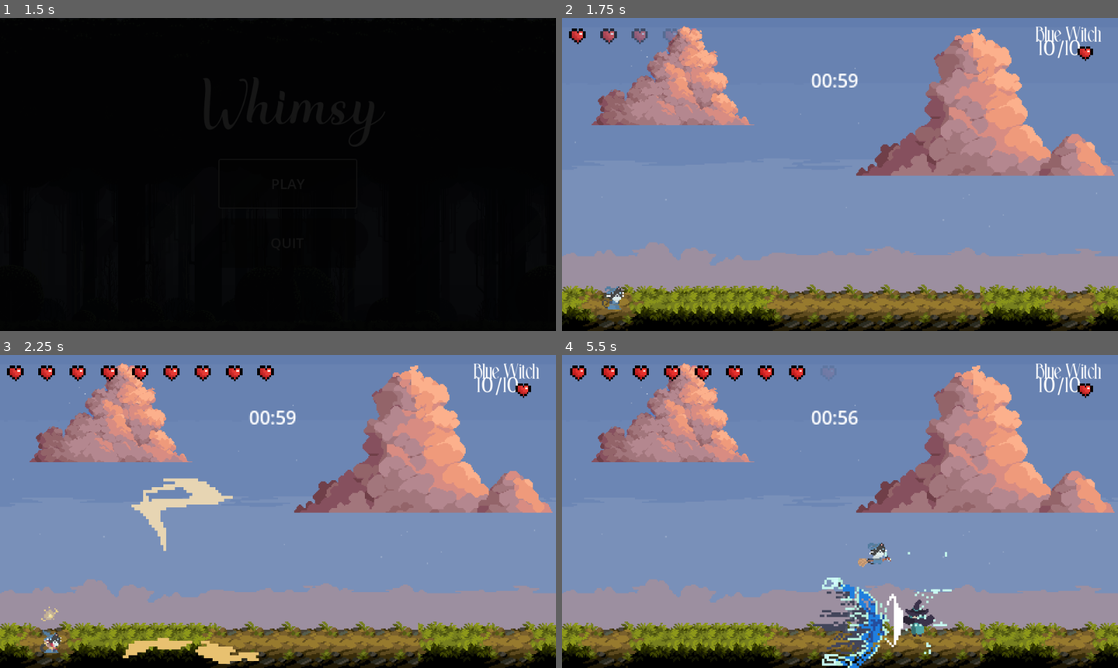
Above: before the commit, frames 1-4 (two rows, left to right).
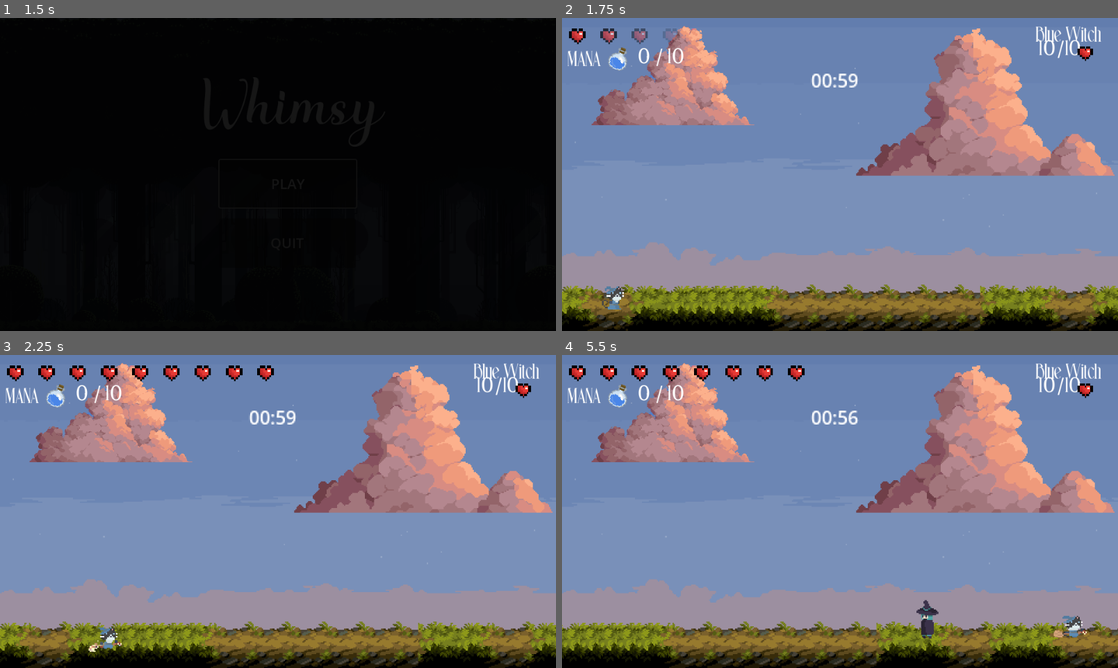
Above: after the commit, the same moments.

Repository: nakntums/Whimsy
Game: Godot game, scene res://scenes/start_screen.tscn
The game is run twice, just before and just after one commit, with the same random seed, the same clock (stepped at 60 frames per second) and the same inputs.
Inputs:
- Up to frame 1 (1.5 s): click "PLAY" at 0.5 s; click "PLAY" at 1.25 s
- Up to frame 2 (1.75 s): no input
- Up to frame 3 (2.25 s): tap Enter at 2 s; hold Right (right) from 2.03 s (still down); hold E (attack_e) from 2.03 s (still down)
- Up to frame 4 (5.5 s): tap Up (jump) at 2.27, 3.02, 4.52, 5.27 s; tap Q (attack_q) at 2.3, 2.85, 5.3 s; release E (attack_e) at 2.78 s; tap R (attack_r) at 3.05 s; release Right (right) at 3.53 s; hold Left (left) 3.53-4.28 s; hold R (attack_r) 3.53-4.28 s; tap W (attack_w) at 3.8, 4.35 s; hold Right (right) from 4.28 s (still down); tap E (attack_e) at 4.55 s; hold E (attack_e) from 5.03 s (still down)

Frame 1 is identical in both runs. In frame 2, 0.4% of the frame differs, in the area x 1-22%, y 9-17%; in frame 3, 2.9%; in frame 4, 12%, in the area x 0-100%, y 3-100%.

Commit message:
mana added
1. player skills locked behind mana
2. mana ui

Diff:
--- /dev/null
+++ b/scenes/ManaUI.tscn
@@ -0,0 +1,46 @@
+[gd_scene load_steps=4 format=3 uid="uid://crkw8jtr6ccei"]
+
+[ext_resource type="Script" path="res://scripts/mana_ui.gd" id="1_hpbfn"]
+[ext_resource type="Texture2D" uid="uid://d3pmaki8xn4pq" path="res://assets/sprites/Mana.png" id="2_0mx6s"]
+[ext_resource type="FontFile" uid="uid://dcauamcrusea8" path="res://assets/etc/StarlightRune.ttf" id="2_e1mt5"]
+
+[node name="CanvasLayer" type="CanvasLayer" node_paths=PackedStringArray("current_mana")]
+script = ExtResource("1_hpbfn")
+current_mana = NodePath("Control/ManaText")
+
+[node name="Control" type="Control" parent="."]
+layout_mode = 3
+anchors_preset = 0
+offset_right = 40.0
+offset_bottom = 40.0
+
+[node name="ManaText" type="Label" parent="Control"]
+layout_mode = 1
+offset_left = 130.0
+offset_top = 44.0
+offset_right = 170.0
+offset_bottom = 94.0
+theme_override_fonts/font = ExtResource("2_e1mt5")
+theme_override_font_sizes/font_size = 36
+vertical_alignment = 1
+
+[node name="ManaLabel" type="Label" parent="Control"]
+layout_mode = 1
+offset_left = 10.0
+offset_top = 44.0
+offset_right = 68.0
+offset_bottom = 104.0
+theme_override_fonts/font = ExtResource("2_e1mt5")
+theme_override_font_sizes/font_size = 36
+text = "MANA"
+vertical_alignment = 1
+
+[node name="TextureRect" type="TextureRect" parent="Control"]
+layout_mode = 1
+offset_left = 92.5
+offset_top = 35.0
+offset_right = 255.5
+offset_bottom = 253.0
+rotation = 0.436332
+scale = Vector2(0.25, 0.25)
+texture = ExtResource("2_0mx6s")
--- a/scenes/game.tscn
+++ b/scenes/game.tscn
@@ -16,6 +16,7 @@
 [ext_resource type="PackedScene" uid="uid://c2bqnwm48mhip" path="res://scenes/boss_1.tscn" id="5_u0g40"]
 [ext_resource type="PackedScene" uid="uid://byhuogrdaaohx" path="res://scenes/fade_animation.tscn" id="7_4w0de"]
 [ext_resource type="PackedScene" uid="uid://d4iqje8tdtolp" path="res://scenes/typing_challenge.tscn" id="10_drl3r"]
+[ext_resource type="PackedScene" uid="uid://crkw8jtr6ccei" path="res://scenes/ManaUI.tscn" id="13_oxri2"]
 
 [sub_resource type="TileSetAtlasSource" id="TileSetAtlasSource_wgayq"]
 texture = ExtResource("1_kyj7d")
@@ -818,6 +819,8 @@
 
 [node name="HealthUI" parent="." instance=ExtResource("3_4ysu8")]
 
+[node name="ManaUI" parent="." instance=ExtResource("13_oxri2")]
+
 [node name="Boss_1" parent="." instance=ExtResource("5_u0g40")]
 position = Vector2(720, 40)
 
--- /dev/null
+++ b/scripts/mana_ui.gd
@@ -0,0 +1,16 @@
+extends CanvasLayer
+class_name ManaUI
+
+@export var current_mana: Label
+@export var max_mana: int = 10
+var has_mana_cap: bool = true
+
+func update_mana_text(mana: int):
+	if has_mana_cap:
+		current_mana.text = "%d / %d" % [mana, max_mana]
+	else:
+		current_mana.text = "%d" % [mana]
+
+# need to add this to upgrade code later
+#var mana_ui = get_node("/root/Game/ManaUI")
+#mana_ui.has_mana_cap = false
--- a/scripts/player.gd
+++ b/scripts/player.gd
@@ -20,16 +20,17 @@
 const LOOP_FRAMES = [4, 5, 6]
 var loop_frame_index = 0
 
-# player health
+# player stats
 @export var max_health : int = 9
 @onready var current_health : int = max_health
+@onready var health_ui = get_node("/root/Game/HealthUI")
+@export var max_mana : int = 10 # consider increasing later
+@onready var current_mana : int = 0
+@onready var mana_ui = get_node("/root/Game/ManaUI")
 
 # components
 @onready var animated_sprite : AnimatedSprite2D = $AnimatedSprite2D
 @onready var collision_shape : CollisionShape2D = $CollisionShape2D
-
-# player hearts
-@onready var health_ui = get_node("/root/Game/HealthUI")
 
 # spells and cooldowns
 var can_cast = true
@@ -45,6 +46,13 @@
 @onready var timer_e : Timer = $timer_e
 @onready var timer_r : Timer = $timer_r
 
+const MANA_COSTS = {
+	"flame": 1,
+	"heal": 2,
+	"lightning": 3,
+	"ultimate": 5
+}
+
 # combat mode
 var spell_direction = 1
 var is_casting = false
@@ -74,6 +82,9 @@
 		# connect letter correct/incorrect later if have time to add audio/visual feedback
 	else:
 		push_warning("NO TYPING CHALLENGE FOUND")
+
+	if mana_ui:
+		mana_ui.update_mana_text(current_mana)
 
 func _physics_process(delta: float) -> void:
 	if current_health <=0:
@@ -149,6 +160,15 @@
 
 # Combat mode spell casting
 func start_casting(spell_type: String) -> void:
+	var cost = MANA_COSTS.get(spell_type, 0)
+	if current_mana < cost:
+		print("Not enough mana to cast ", spell_type)
+		return
+
+	current_mana -= cost
+	if mana_ui:
+		mana_ui.update_mana_text(current_mana)
+
 	is_casting = true
 
 	match spell_type:
@@ -173,7 +193,7 @@
 			lightning_spell.cast(animated_sprite.scale.x)
 		"ultimate":
 			animated_sprite.play("cast_r")
-			timer_r.start(3.0)
+			timer_r.start(10.0)
 			is_r_on_cooldown = true
 			ultimate_spell.cast(animated_sprite.scale.x)
 
@@ -238,6 +258,10 @@
 	if not success:
 		print("player took 1 damage from failed typing")
 		take_damage(1)
+	if success:
+		current_mana = min(current_mana+1, max_mana)
+		if mana_ui:
+			mana_ui.update_mana_text(current_mana)
 
 # taking damage logic
 func take_damage(amount: int) -> void:
--- a/scripts/skill_e.gd
+++ b/scripts/skill_e.gd
@@ -4,7 +4,7 @@
 @export var collision_shape: CollisionShape2D
 
 var spell_direction: int = 1
-var damage: int = 2
+var damage: int = 3
 var has_dealt_damage: bool = false
 
 func _ready():
Binary file added: assets/sprites/Mana.png
Not shown, added: assets/sprites/Mana.png.import
Not shown: 1 places in scenes/game.tscn that only renumber resources
